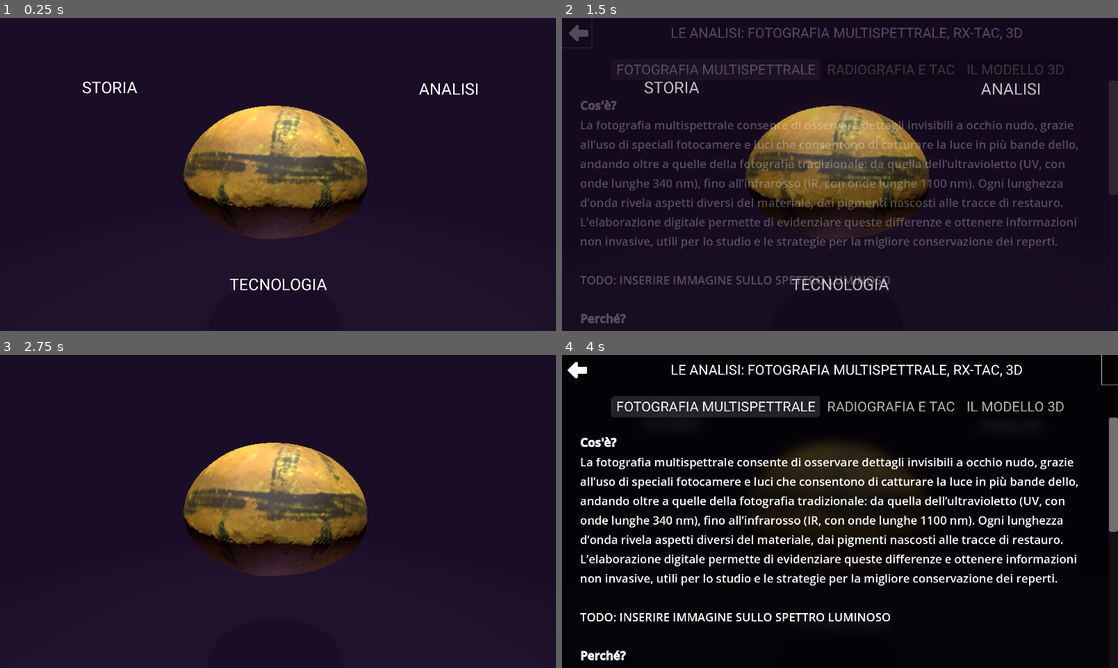
Above: before the commit, frames 1-4 (two rows, left to right).
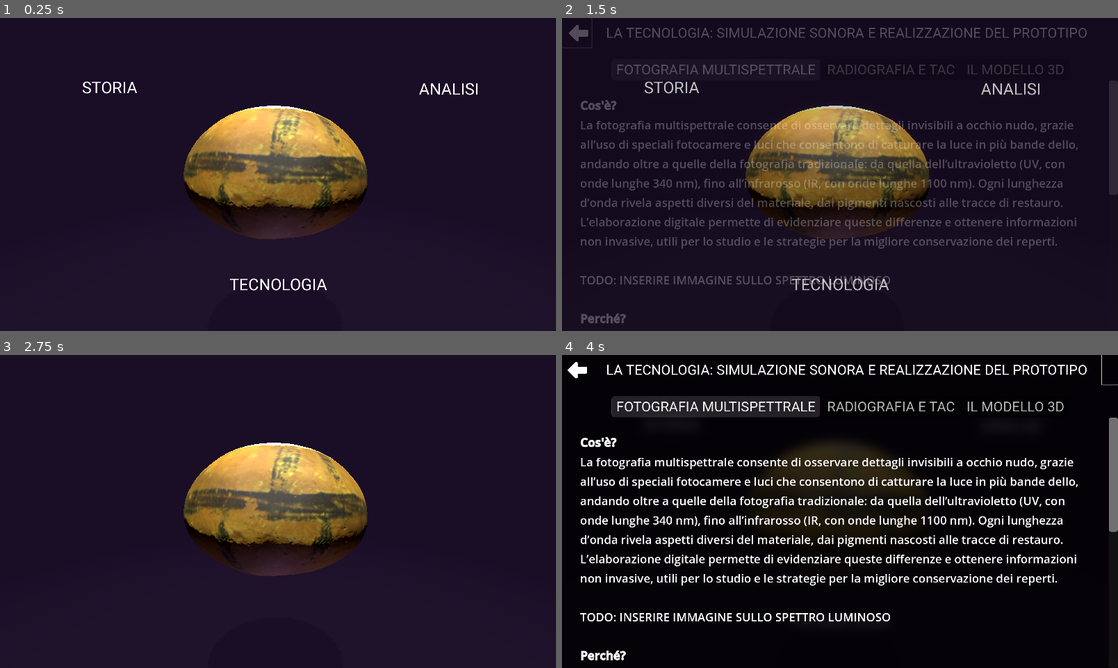
Above: after the commit, the same moments.

Repository: Morpheu5/adria-rattle-interactive-panel
Game: Godot game, scene res://scenes/main.tscn
The game is run twice, just before and just after one commit, with the same random seed, the same clock (stepped at 60 frames per second) and the same inputs.
Inputs (mouse positions are in pixels of both pictures, inside the frame that each line leads up to):
- Up to frame 1 (0.25 s): no input
- Up to frame 2 (1.5 s): tap Enter at 0.5, 0.6 s; move the mouse to (962, 158) at 0.52 s; click (962, 158) at 0.67 s; click (578, 33) at 1.25 s
- Up to frame 3 (2.75 s): tap Space at 2 s; move the mouse to (166, 527) at 2.02 s; tap Enter at 2.1 s; click (166, 527) at 2.17 s
- Up to frame 4 (4 s): move the mouse to (895, 442) at 2.77 s; tap Enter at 2.85 s; click (895, 442) at 2.92 s; click (1112, 370) at 3.5 s

The runs differ from the first frame. In frame 1, 0.1% of the frame differs, in the area x 39-62%, y 28-36%; in frame 2, 1.2%; in frame 3, 0.1%; in frame 4, 1.4%, in the area x 8-95%, y 3-7%.

Commit message:
Small update to lighting

Diff:
--- a/assets/content/analysis.json
+++ b/assets/content/analysis.json
@@ -1,5 +1,5 @@
 {
-	"title": { "en": "Analysis", "it": "LE ANALISI: FOTOGRAFIA MULTISPETTRALE, RX-TAC, 3D" },
+	"title": { "en": "Analysis", "it": "LA TECNOLOGIA: SIMULAZIONE SONORA E REALIZZAZIONE DEL PROTOTIPO" },
 	"tabs": [
 		{
 			"title": { "en": "Tab 1", "it": "FOTOGRAFIA MULTISPETTRALE" },
--- /dev/null
+++ b/assets/content/technology.json
@@ -0,0 +1,3 @@
+{
+
+}
--- /dev/null
+++ b/scenes/cutoff.gdshader
@@ -0,0 +1,6 @@
+shader_type spatial;
+uniform sampler2D _albedo: source_color;
+
+void fragment() {
+	ALBEDO = texture(_albedo, UV).rgb;
+}
--- a/scenes/main.tscn
+++ b/scenes/main.tscn
@@ -122,7 +122,7 @@
 spot_range = 20.0
 
 [node name="BackLight" type="SpotLight3D" parent="SceneRoot"]
-transform = Transform3D(-1, 4.37114e-08, -7.57103e-08, 0, 0.866025, 0.5, 8.74228e-08, 0.5, -0.866025, 0, 3, -8)
+transform = Transform3D(-1, 4.37114e-08, -7.57104e-08, 0, 0.866025, 0.5, 8.74228e-08, 0.5, -0.866025, 0, 5.69826, -8)
 light_energy = 16.0
 shadow_enabled = true
 spot_range = 20.0
Not shown, added: scenes/cutoff.gdshader.uid
